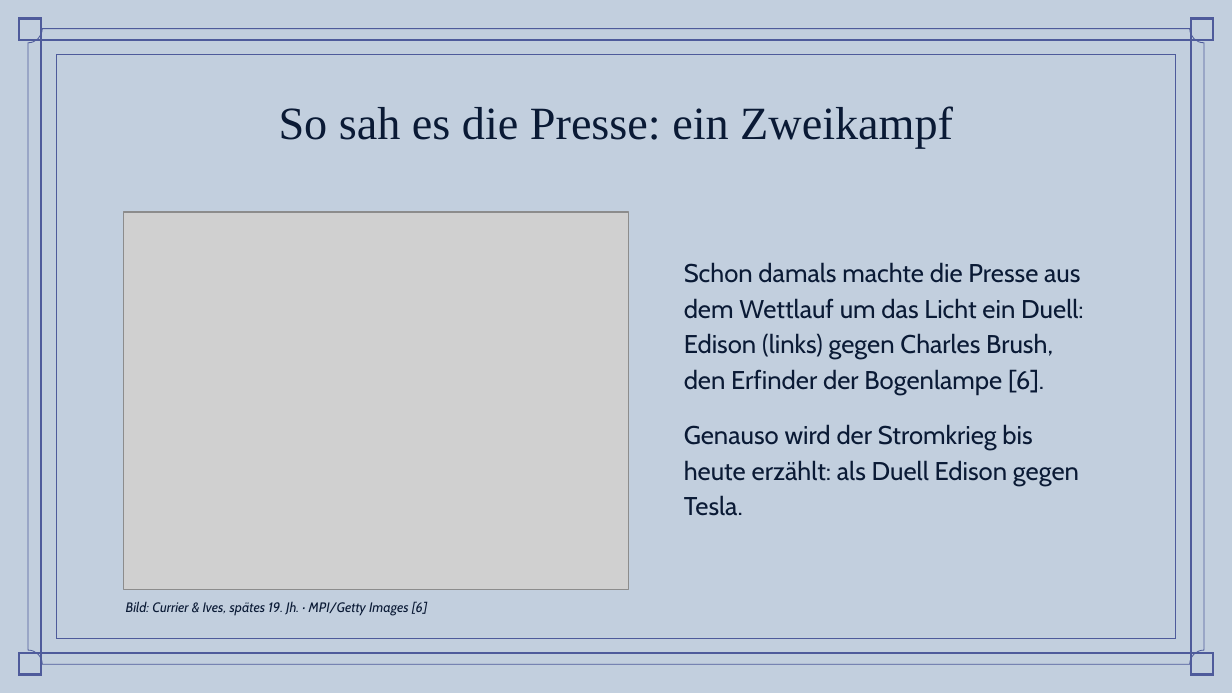
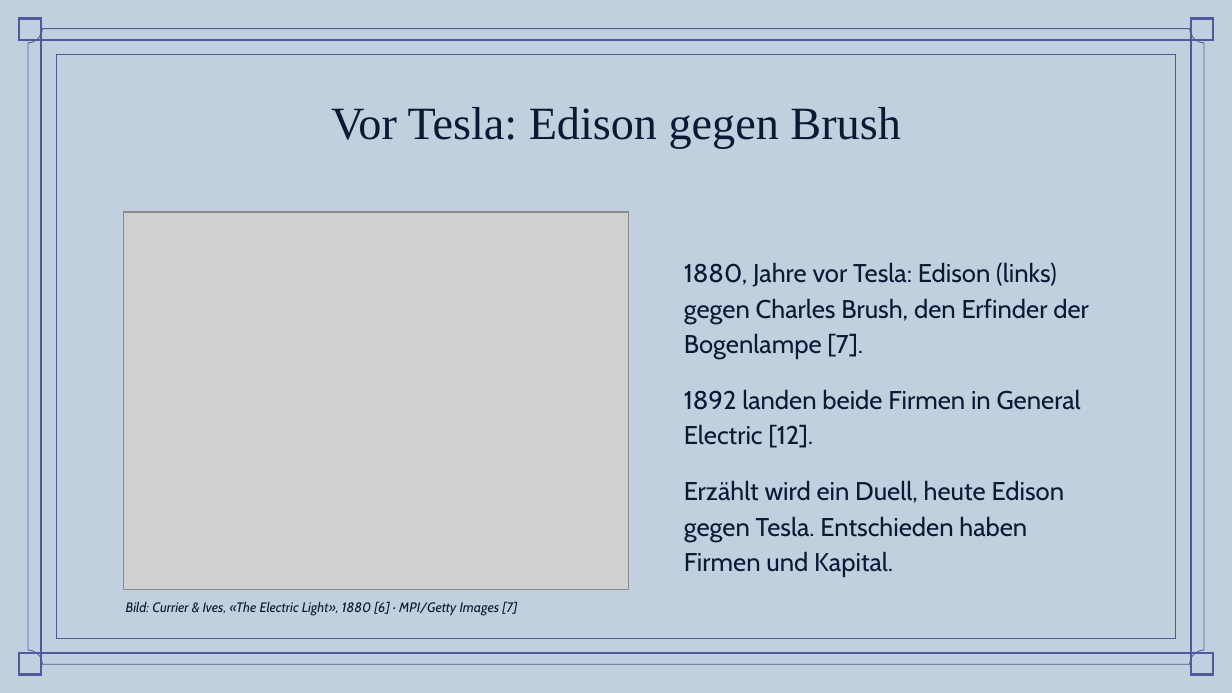
Before and after one commit to simonbruder-hub/Edison_vs_Westinghouse, a slide deck: slide 13 of abgabe/Praesentation_Stromkrieg_Bruder.pptx. Drawn at 1232x693 pixels with LibreOffice and Linux fonts; fonts in the diff are those of the drawing; grey boxes stand for pictures; background and template pictures are left out. Boxes give left, top, right and bottom in pixels: in the first picture for what was removed or moved away, otherwise in the second. Text is boxed around its words. In the diff, an @@ line names an element or a change of style, - is before the commit and + after.

```diff
--- a/abgabe/Praesentation_Stromkrieg_Bruder.pptx
+++ b/abgabe/Praesentation_Stromkrieg_Bruder.pptx
@@ title at (331,107,900,148): text changed @@
-So sah es die Presse: ein Zweikampf
+Vor Tesla: Edison gegen Brush
@@ subtitle at (684,262,1089,577): text changed @@
-Schon damals machte die Presse aus dem Wettlauf um das Licht ein Duell: Edison (links) gegen Charles Brush, den Erfinder der Bogenlampe [6].
-Genauso wird der Stromkrieg bis heute erzählt: als Duell Edison gegen Tesla.
+1880, Jahre vor Tesla: Edison (links) gegen Charles Brush, den Erfinder der Bogenlampe [7].
+1892 landen beide Firmen in General Electric [12].
+Erzählt wird ein Duell, heute Edison gegen Tesla. Entschieden haben Firmen und Kapital.
@@ text at (126,601,517,616): text changed @@
-Bild: Currier & Ives, spätes 19. Jh. · MPI/Getty Images [6]
+Bild: Currier & Ives, «The Electric Light», 1880 [6] · MPI/Getty Images [7]
```
Also in this commit, not shown: 18 other slides changed, 15 other files.
